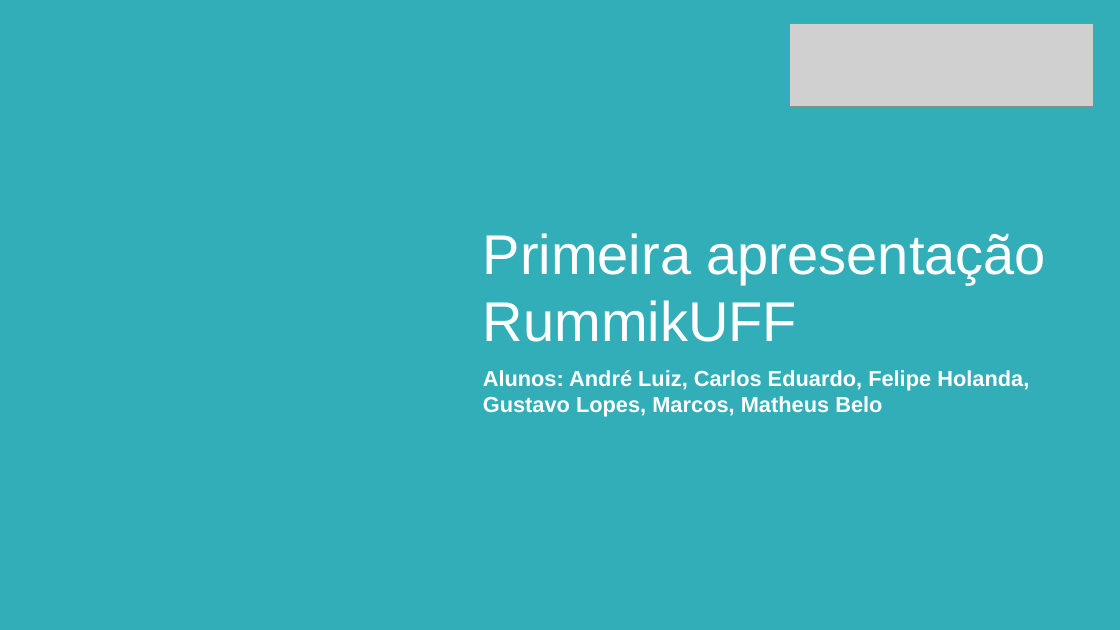
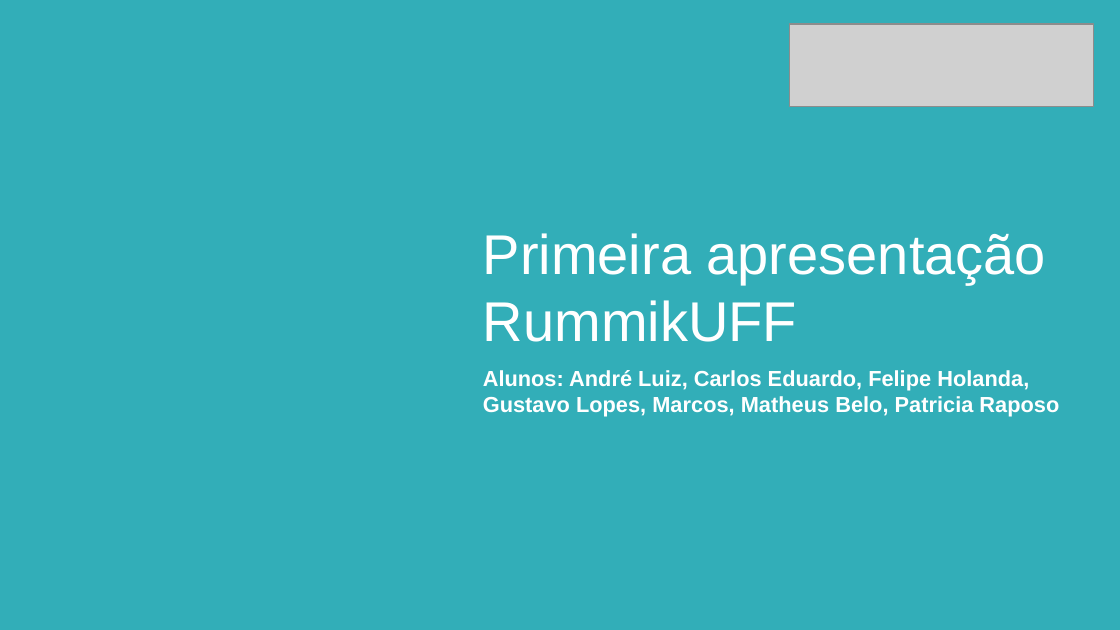
Before and after one commit to marcosousa-uff/Rummikuff, a slide deck: slide 1 of Arquivos de gestão/Primeira Apresentação/Primeira apresentação ES2.pptx. Drawn at 1120x630 pixels with LibreOffice and Linux fonts; fonts in the diff are those of the drawing; grey boxes stand for pictures; background and template pictures are left out. Boxes give left, top, right and bottom in pixels: in the first picture for what was removed or moved away, otherwise in the second. Text is boxed around its words. In the diff, an @@ line names an element or a change of style, - is before the commit and + after.

```diff
--- a/Arquivos de gestão/Primeira Apresentação/Primeira apresentação ES2.pptx
+++ b/Arquivos de gestão/Primeira Apresentação/Primeira apresentação ES2.pptx
@@ text at (483, 370, 1059, 417): text changed @@
-Alunos: André Luiz, Carlos Eduardo, Felipe Holanda, Gustavo Lopes, Marcos, Matheus Belo
+Alunos: André Luiz, Carlos Eduardo, Felipe Holanda, Gustavo Lopes, Marcos, Matheus Belo, Patricia Raposo
```
Also in this commit, not shown: 30 other slides changed.
